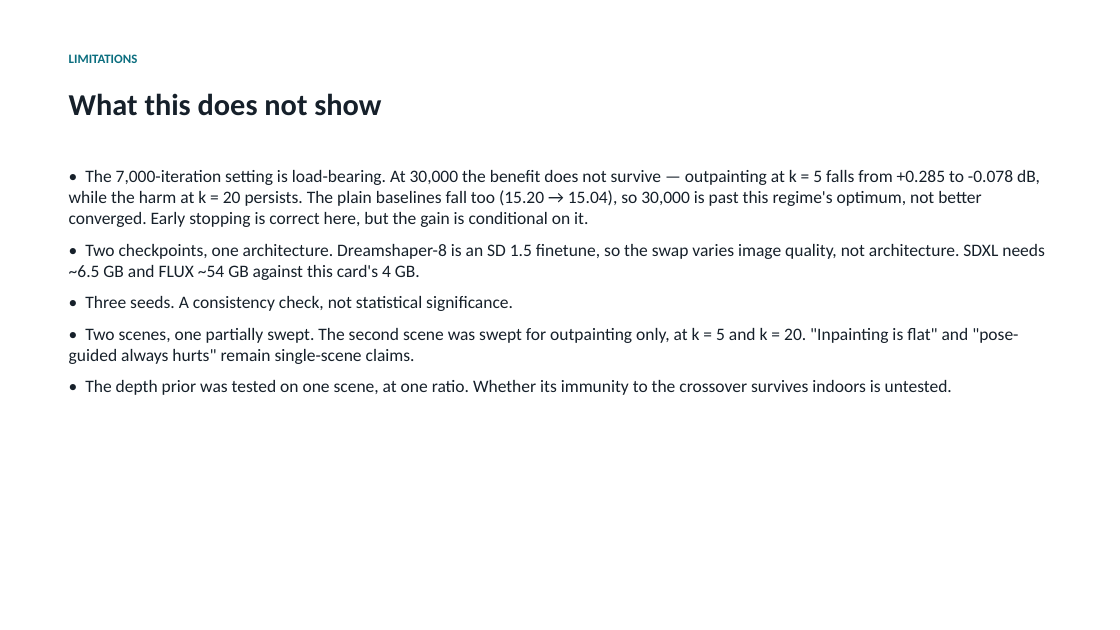
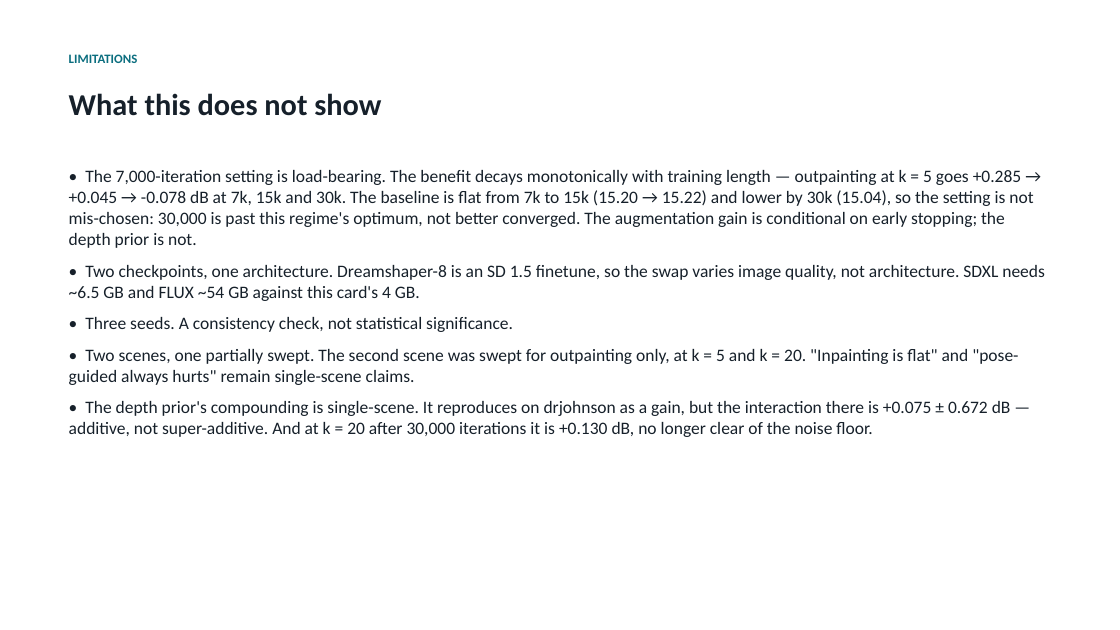
Before and after one commit to mohamedeyaad/fewshot-gaussian-splatting, a slide deck: slide 13 of results/presentation.pptx. Drawn at 1120x630 pixels with LibreOffice and Linux fonts; fonts in the diff are those of the drawing. Boxes give left, top, right and bottom in pixels: in the first picture for what was removed or moved away, otherwise in the second. Text is boxed around its words. In the diff, an @@ line names an element or a change of style, - is before the commit and + after.

```diff
--- a/results/presentation.pptx
+++ b/results/presentation.pptx
@@ text at box(69, 170, 1033, 248): text changed @@
-• The 7,000-iteration setting is load-bearing. At 30,000 the benefit does not survive — outpainting at k = 5 falls from +0.285 to -0.078 dB, while the harm at k = 20 persists. The plain baselines fall too (15.20 → 15.04), so 30,000 is past this regime's optimum, not better converged. Early stopping is correct here, but the gain is conditional on it.
+• The 7,000-iteration setting is load-bearing. The benefit decays monotonically with training length — outpainting at k = 5 goes +0.285 → +0.045 → -0.078 dB at 7k, 15k and 30k. The baseline is flat from 7k to 15k (15.20 → 15.22) and lower by 30k (15.04), so the setting is not mis-chosen: 30,000 is past this regime's optimum, not better converged. The augmentation gain is conditional on early stopping; the depth prior is not.
@@ text at box(69, 401, 1011, 437): text changed @@
-• The depth prior was tested on one scene, at one ratio. Whether its immunity to the crossover survives indoors is untested.
+• The depth prior's compounding is single-scene. It reproduces on drjohnson as a gain, but the interaction there is +0.075 ± 0.672 dB — additive, not super-additive. And at k = 20 after 30,000 iterations it is +0.130 dB, no longer clear of the noise floor.
```
Also in this commit, not shown: 4 other slides changed, 41 other files.
